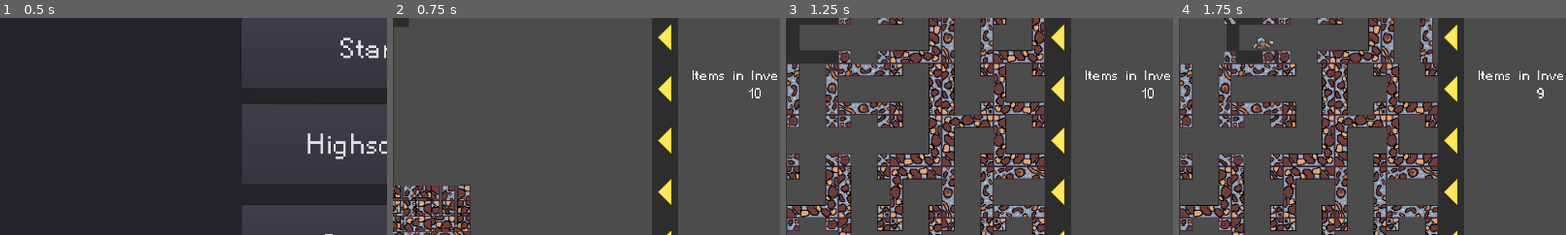
Above: before the commit, frames 1-4 (left to right).
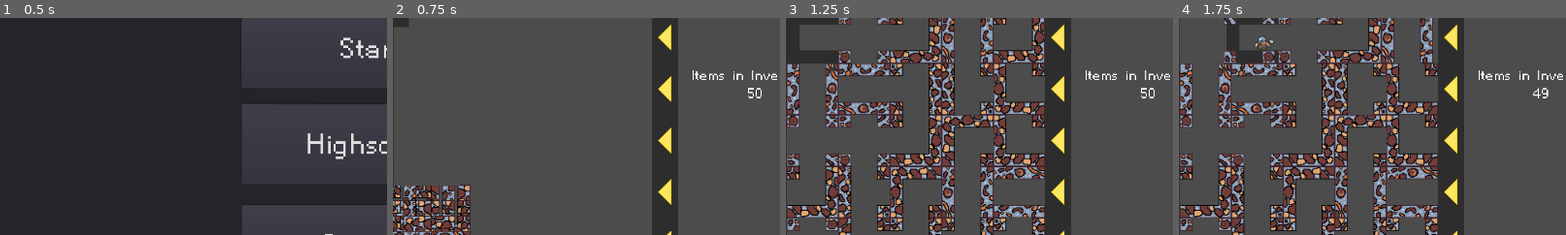
Above: after the commit, the same moments.

Repository: DorianSnowball/amazeing-mine
Game: Godot game, scene res://menu.tscn
Same seed, same stepped clock (60 frames per second), same inputs: the game is played once before the commit and once after it. The engine's default icon, where the game draws it, is replaced by a stand-in: a white triangle on a blue panel in a dark square.
Inputs (mouse positions are % of the whole screen's width and height, from its top left):
- Up to frame 1 (0.5 s): no input
- Up to frame 2 (0.75 s): click "Start" at 0.5 s
- Up to frame 3 (1.25 s): no input
- Up to frame 4 (1.75 s): click (2, 12) at 1.27 s
The pictures show only the part of the screen within x 3-53%, y 7-57%; the shares and areas given below are measured in that part.

Frame 1 is identical in both runs. In frame 2, less than 0.1% of the frame differs, in the area x 91-96%, y 32-38%; in frame 3, less than 0.1%; in frame 4, 0.2%, in the area x 19-96%, y 8-38%.

Commit message:
ropes can spawn now

Diff:
--- a/game/Dwarf.gd
+++ b/game/Dwarf.gd
@@ -19,6 +19,7 @@
 #var previous_frame_floor : bool = true
 
 #onready var sprite : Sprite = get_node("Sprite")
+var rope_object = load("res://Rope.tscn")
 onready var _animated_sprite = $AnimatedSprite
 
 func get_input():
@@ -51,6 +52,8 @@
             for _x in range(30): #16
                 _animated_sprite.rotation_degrees -= 360/30  #22.5
                 yield(get_tree().create_timer(0.4/30),"timeout")
+    if Input.is_action_just_pressed("rope"):
+        spawn_rope()
 
 func _physics_process(delta):
     velocity.x = 0
@@ -82,6 +85,13 @@
     if stuck_count >= max_stuck_count:
         position = get_parent().get_tile_center(position)
 
+func spawn_rope():
+    var rope: RigidBody2D = rope_object.instance()
+    rope.apply_impulse(Vector2(),Vector2(0,-1000))
+    rope.position = position
+    rope.position.y -= 40
+    get_parent().add_child(rope)
+
 
 func checkScroll():
     if get_parent().getRow(position.y) > 1 and is_on_floor() and not get_parent().scrolling:
--- a/game/Dwarf.tscn
+++ b/game/Dwarf.tscn
@@ -7,104 +7,104 @@
 [sub_resource type="AtlasTexture" id=1]
 flags = 4
 atlas = ExtResource( 3 )
-region = Rect2( 32, 0, 32, 32 )
+region = Rect2( 0, 32, 32, 32 )
 
 [sub_resource type="AtlasTexture" id=2]
 flags = 4
 atlas = ExtResource( 3 )
-region = Rect2( 0, 0, 32, 32 )
+region = Rect2( 32, 32, 32, 32 )
 
 [sub_resource type="AtlasTexture" id=3]
 flags = 4
 atlas = ExtResource( 3 )
-region = Rect2( 64, 0, 32, 32 )
+region = Rect2( 64, 32, 32, 32 )
 
 [sub_resource type="AtlasTexture" id=4]
 flags = 4
 atlas = ExtResource( 3 )
-region = Rect2( 96, 0, 32, 32 )
+region = Rect2( 96, 32, 32, 32 )
 
 [sub_resource type="AtlasTexture" id=5]
 flags = 4
 atlas = ExtResource( 3 )
-region = Rect2( 128, 0, 32, 32 )
+region = Rect2( 128, 32, 32, 32 )
 
 [sub_resource type="AtlasTexture" id=6]
 flags = 4
 atlas = ExtResource( 3 )
-region = Rect2( 0, 96, 32, 32 )
+region = Rect2( 160, 32, 32, 32 )
 
 [sub_resource type="AtlasTexture" id=7]
 flags = 4
 atlas = ExtResource( 3 )
-region = Rect2( 32, 96, 32, 32 )
+region = Rect2( 192, 32, 32, 32 )
 
 [sub_resource type="AtlasTexture" id=8]
 flags = 4
 atlas = ExtResource( 3 )
-region = Rect2( 64, 96, 32, 32 )
+region = Rect2( 224, 32, 32, 32 )
 
 [sub_resource type="AtlasTexture" id=9]
 flags = 4
 atlas = ExtResource( 3 )
-region = Rect2( 96, 96, 32, 32 )
+region = Rect2( 0, 96, 32, 32 )
 
 [sub_resource type="AtlasTexture" id=10]
 flags = 4
 atlas = ExtResource( 3 )
-region = Rect2( 0, 32, 32, 32 )
+region = Rect2( 32, 96, 32, 32 )
 
 [sub_resource type="AtlasTexture" id=11]
 flags = 4
 atlas = ExtResource( 3 )
-region = Rect2( 32, 32, 32, 32 )
+region = Rect2( 64, 96, 32, 32 )
 
 [sub_resource type="AtlasTexture" id=12]
 flags = 4
 atlas = ExtResource( 3 )
-region = Rect2( 64, 32, 32, 32 )
+region = Rect2( 96, 96, 32, 32 )
 
 [sub_resource type="AtlasTexture" id=13]
 flags = 4
 atlas = ExtResource( 3 )
-region = Rect2( 96, 32, 32, 32 )
+region = Rect2( 32, 0, 32, 32 )
 
 [sub_resource type="AtlasTexture" id=14]
 flags = 4
 atlas = ExtResource( 3 )
-region = Rect2( 128, 32, 32, 32 )
+region = Rect2( 0, 0, 32, 32 )
 
 [sub_resource type="AtlasTexture" id=15]
 flags = 4
 atlas = ExtResource( 3 )
-region = Rect2( 160, 32, 32, 32 )
+region = Rect2( 64, 0, 32, 32 )
 
 [sub_resource type="AtlasTexture" id=16]
 flags = 4
 atlas = ExtResource( 3 )
-region = Rect2( 192, 32, 32, 32 )
+region = Rect2( 96, 0, 32, 32 )
 
 [sub_resource type="AtlasTexture" id=17]
 flags = 4
 atlas = ExtResource( 3 )
-region = Rect2( 224, 32, 32, 32 )
+region = Rect2( 128, 0, 32, 32 )
 
 [sub_resource type="SpriteFrames" id=18]
 animations = [ {
-"frames": [ SubResource( 1 ), SubResource( 2 ), SubResource( 3 ), SubResource( 4 ), SubResource( 5 ) ],
+"frames": [ SubResource( 1 ), SubResource( 2 ), SubResource( 3 ), SubResource( 4 ), SubResource( 5 ), SubResource( 6 ), SubResource( 7 ), SubResource( 8 ) ],
 "loop": true,
-"name": "idle",
-"speed": 5.0
+"name": "walk",
+"speed": 7.0
 }, {
-"frames": [ SubResource( 6 ), SubResource( 7 ), SubResource( 8 ), SubResource( 9 ) ],
+"frames": [ SubResource( 9 ), SubResource( 10 ), SubResource( 11 ), SubResource( 12 ) ],
 "loop": true,
 "name": "damage",
 "speed": 5.0
 }, {
-"frames": [ SubResource( 10 ), SubResource( 11 ), SubResource( 12 ), SubResource( 13 ), SubResource( 14 ), SubResource( 15 ), SubResource( 16 ), SubResource( 17 ) ],
+"frames": [ SubResource( 13 ), SubResource( 14 ), SubResource( 15 ), SubResource( 16 ), SubResource( 17 ) ],
 "loop": true,
-"name": "walk",
-"speed": 7.0
+"name": "idle",
+"speed": 5.0
 } ]
 
 [sub_resource type="CapsuleShape2D" id=19]
@@ -123,7 +123,6 @@
 scale = Vector2( 2, 2 )
 frames = SubResource( 18 )
 animation = "idle"
-frame = 3
 playing = true
 
 [node name="CollisionShape2D" type="CollisionShape2D" parent="."]
--- a/game/Gamefield.gd
+++ b/game/Gamefield.gd
@@ -43,7 +43,8 @@
     var row = field[rowIdx]
     if left:
         row.push_front(tile)
-        $".".remove_child(row.pop_back())
+        var node = row.pop_back()
+        $".".remove_child(node)
     else:
         row.push_back(tile)
         $".".remove_child(row.pop_front())
--- a/game/MainUI.tscn
+++ b/game/MainUI.tscn
@@ -18,6 +18,7 @@
 [node name="Gamefield" parent="." instance=ExtResource( 1 )]
 
 [node name="ItemList" parent="." instance=ExtResource( 3 )]
+start_tiles = 50
 
 [node name="Score" type="RichTextLabel" parent="."]
 anchor_left = 0.5
--- /dev/null
+++ b/game/Rope.gd
@@ -0,0 +1,88 @@
+extends RigidBody2D
+
+
+# Declare member variables here. Examples:
+# var a = 2
+# var b = "text"
+var rope_segment = load("res://RopeSegment.tscn")
+var start_pos_y
+var segments = []
+
+# Called when the node enters the scene tree for the first time.
+func _ready():
+    start_pos_y = position.y
+
+    var rope = rope_segment.instance()
+    rope.position = Vector2(0,0)
+    #rope.position.y += segments.size() * segment_size
+    segments.append(rope)
+    add_child(rope)
+
+    var joint: Joint2D = $"JointR-1"
+    joint.node_b = rope.get_path()
+    joint.position = Vector2(0,0)
+
+
+# Called every frame. 'delta' is the elapsed time since the previous frame.
+
+var segment_size = 32
+func _process(delta):
+    pass
+#    if abs(position.y - start_pos_y) > segment_size:
+#        var joint = PinJoint2D.new()
+#        var rope = rope_segment.instance()
+#        joint.position = position
+#        joint.position.y += segments.size() * segment_size
+#        rope.position = position
+#        rope.position.y += segments.size() * segment_size
+#        segments.append(rope)
+#
+#        joint.node_a = segments.back().get_path()
+#        joint.node_b = rope.get_path()
+
+var attached = false
+func _on_RigidBody2D_body_entered(body):
+    if not attached:
+        if body is StaticBody2D or body is KinematicBody2D:
+
+            var pos = global_position
+
+            get_parent().remove_child(self)
+            body.add_child(self)
+            global_position = pos
+
+            var joint = PinJoint2D.new()
+            joint.node_a = body.get_path()
+            joint.node_b = get_path()
+            joint.position = position
+
+            #joint.position.y -= 30
+            body.add_child(joint)
+
+            var jointR1: Joint2D = $"JointR-1"
+            jointR1.node_b = segments[0].get_path()
+            attached = true
+
+            var space_state = get_world_2d().direct_space_state
+            var exclusion_list = [self,$"Anchor", body, $"/root/Control/Gamefield/Dwarf"]
+            exclusion_list.append_array(segments)
+
+            var result = space_state.intersect_ray(global_position, Vector2(global_position.x,800), exclusion_list)
+
+            if result:
+                var distance = global_position.distance_to(result.position)
+
+                for i in range((distance/segment_size)-1):
+                    var segment_joint = PinJoint2D.new()
+                    var rope = rope_segment.instance()
+
+                    segment_joint.position.y += segments.size() * segment_size
+                    rope.position.y += segments.size() * segment_size
+
+                    add_child(segment_joint)
+                    add_child(rope)
+
+                    segment_joint.node_a = segments.back().get_path()
+                    segment_joint.node_b = rope.get_path()
+
+                    segments.append(rope)
--- /dev/null
+++ b/game/Rope.tscn
@@ -0,0 +1,26 @@
+[gd_scene load_steps=4 format=2]
+
+[ext_resource path="res://Rope.gd" type="Script" id=1]
+[ext_resource path="res://icon.png" type="Texture" id=2]
+
+[sub_resource type="CapsuleShape2D" id=1]
+height = 0.0
+
+[node name="Rope" type="RigidBody2D"]
+contacts_reported = 1
+contact_monitor = true
+script = ExtResource( 1 )
+
+[node name="Anchor" type="CollisionShape2D" parent="."]
+shape = SubResource( 1 )
+
+[node name="Sprite" type="Sprite" parent="Anchor"]
+visible = false
+scale = Vector2( 0.303907, 0.594794 )
+texture = ExtResource( 2 )
+
+[node name="JointR-1" type="PinJoint2D" parent="."]
+node_a = NodePath("..")
+node_b = NodePath("../Segment1")
+
+[connection signal="body_entered" from="." to="." method="_on_RigidBody2D_body_entered"]
--- /dev/null
+++ b/game/RopeSegment.tscn
@@ -0,0 +1,26 @@
+[gd_scene load_steps=4 format=2]
+
+[ext_resource path="res://Sprites/Rope.png" type="Texture" id=1]
+
+[sub_resource type="RectangleShape2D" id=1]
+extents = Vector2( 69.0232, 223.944 )
+
+[sub_resource type="RectangleShape2D" id=2]
+extents = Vector2( 11.3253, 8.29478 )
+
+[node name="RopeSegment" type="RigidBody2D"]
+
+[node name="CollisionShape2D" type="CollisionShape2D" parent="."]
+position = Vector2( 0, 16.0459 )
+scale = Vector2( 0.0729, 0.0729 )
+shape = SubResource( 1 )
+
+[node name="Sprite" type="Sprite" parent="."]
+position = Vector2( 0, 16.0459 )
+scale = Vector2( 2, 2 )
+texture = ExtResource( 1 )
+
+[node name="Area2D" type="Area2D" parent="Sprite"]
+
+[node name="CollisionShape2D2" type="CollisionShape2D" parent="Sprite/Area2D"]
+shape = SubResource( 2 )
--- a/game/Tile_T_Piece.tscn
+++ b/game/Tile_T_Piece.tscn
@@ -2,20 +2,16 @@
 
 [ext_resource path="res://Sprites/Tile_T.png" type="Texture" id=1]
 
+[sub_resource type="RectangleShape2D" id=2]
+extents = Vector2( 8, 8 )
+
 [sub_resource type="RectangleShape2D" id=1]
 extents = Vector2( 32, 8 )
-
-[sub_resource type="RectangleShape2D" id=2]
-extents = Vector2( 8, 8 )
 
 [node name="Tile_T_Piece" type="KinematicBody2D"]
 
 [node name="Tile_T_Piece" type="Sprite" parent="."]
 texture = ExtResource( 1 )
-
-[node name="CollisionShape2D_Top" type="CollisionShape2D" parent="."]
-position = Vector2( 0, -24 )
-shape = SubResource( 1 )
 
 [node name="CollisionShape2D_Corner_Left" type="CollisionShape2D" parent="."]
 position = Vector2( -24, 24 )
@@ -25,4 +21,8 @@
 position = Vector2( 24, 24 )
 shape = SubResource( 2 )
 
+[node name="CollisionShape2D_Top" type="CollisionShape2D" parent="."]
+position = Vector2( 0, -24 )
+shape = SubResource( 1 )
+
 [node name="Tween" type="Tween" parent="."]
--- a/game/project.godot
+++ b/game/project.godot
@@ -51,6 +51,11 @@
 , Object(InputEventKey,"resource_local_to_scene":false,"resource_name":"","device":0,"alt":false,"shift":false,"control":false,"meta":false,"command":false,"pressed":false,"scancode":16777232,"unicode":0,"echo":false,"script":null)
  ]
 }
+rope={
+"deadzone": 0.5,
+"events": [ Object(InputEventKey,"resource_local_to_scene":false,"resource_name":"","device":0,"alt":false,"shift":false,"control":false,"meta":false,"command":false,"pressed":false,"scancode":82,"unicode":0,"echo":false,"script":null)
+ ]
+}
 
 [physics]
 
Binary file added: game/Sprites/Rope.png
